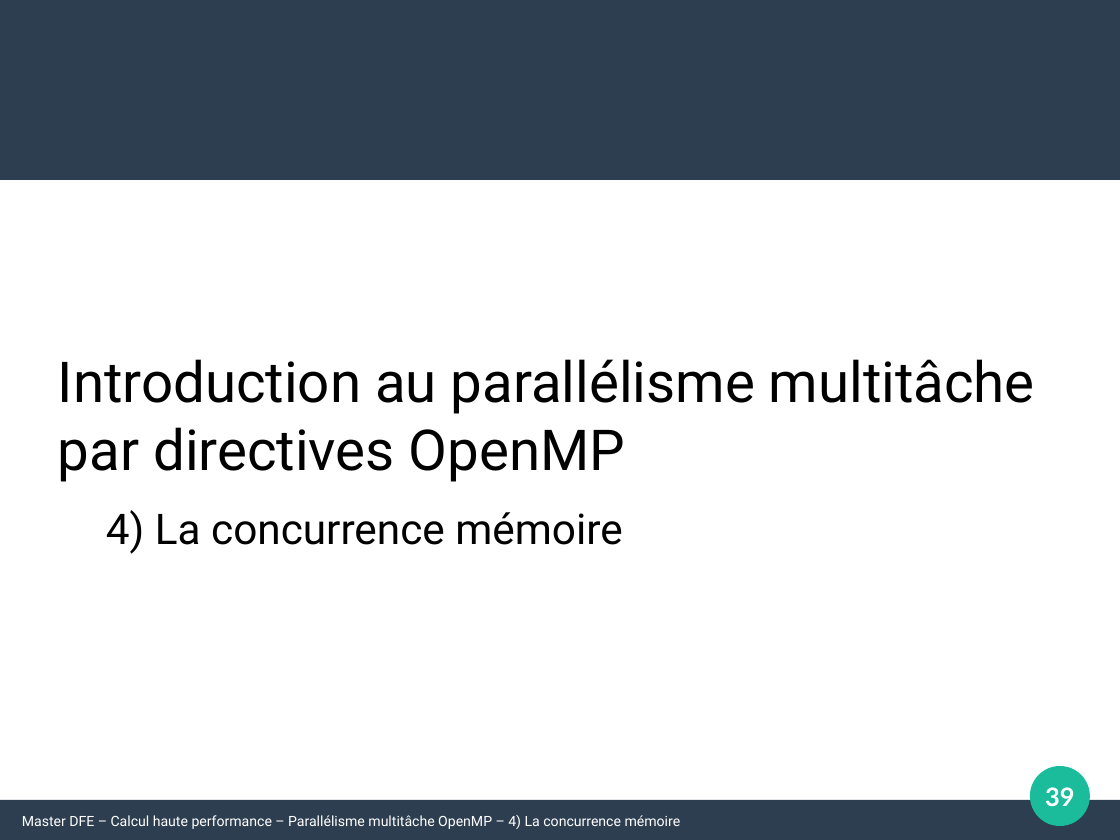
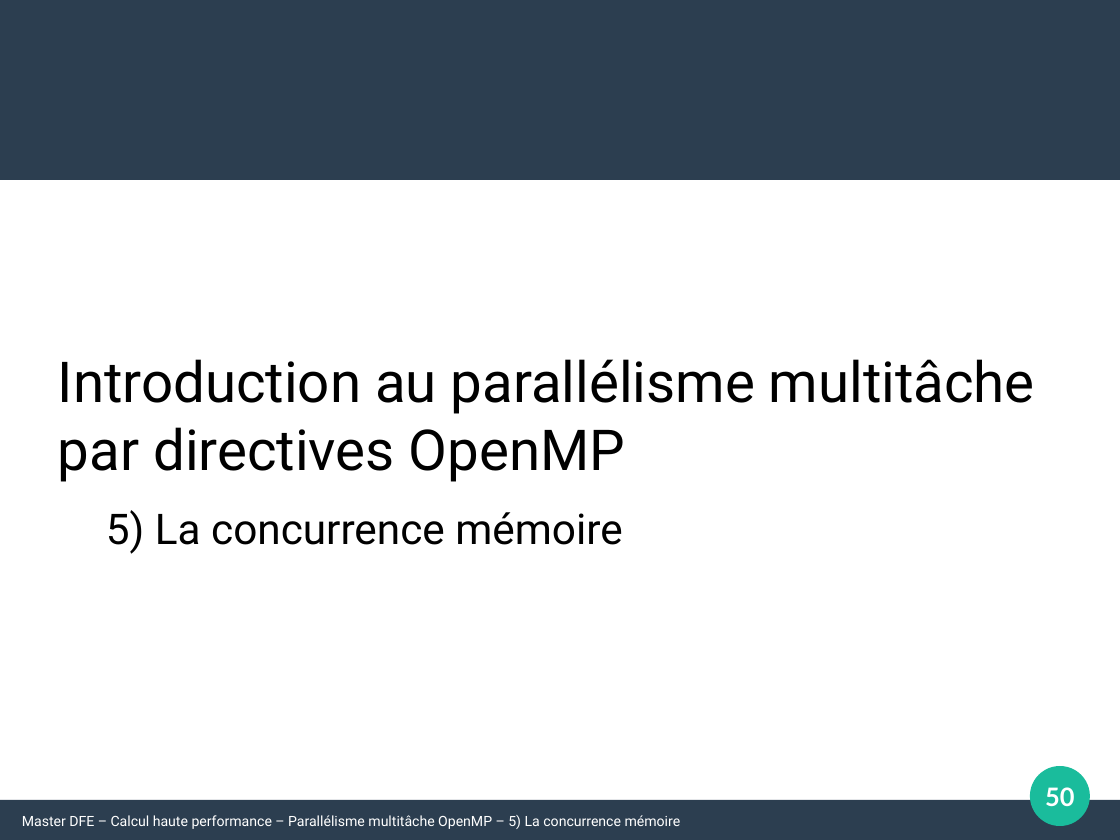
Before and after one commit to Maison-de-la-Simulation/HPC-DFE-Paris-Saclay, a slide deck: slide 50 of support/OpenMP.odp (slide 39 before the commit). Drawn at 1120x840 pixels with LibreOffice and Linux fonts; fonts in the diff are those of the drawing. Boxes give left, top, right and bottom in pixels: in the first picture for what was removed or moved away, otherwise in the second. Text is boxed around its words. In the diff, an @@ line names an element or a change of style, - is before the commit and + after.

Commit message:
Update openMP courses

```diff
--- a/support/OpenMP.odp
+++ b/support/OpenMP.odp
@@ text at (106, 510, 622, 554): text changed @@
-4) La concurrence mémoire
+5) La concurrence mémoire
@@ page number at (1045, 787, 1074, 807): text changed @@
-39
+50
@@ text at (22, 815, 681, 829): text changed @@
-Master DFE – Calcul haute performance – Parallélisme multitâche OpenMP – 4) La concurrence mémoire
+Master DFE – Calcul haute performance – Parallélisme multitâche OpenMP – 5) La concurrence mémoire
```
Also in this commit, not shown: 19 other slides changed, 22 slides added, 7 other files.
